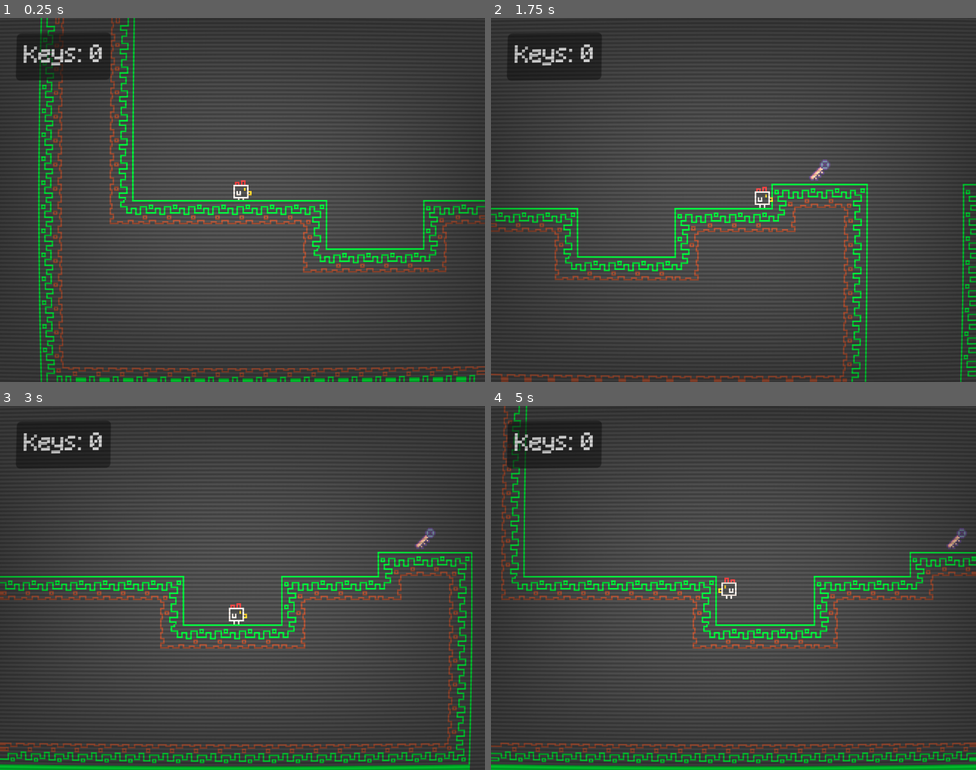
Above: before the commit, frames 1-4 (two rows, left to right).
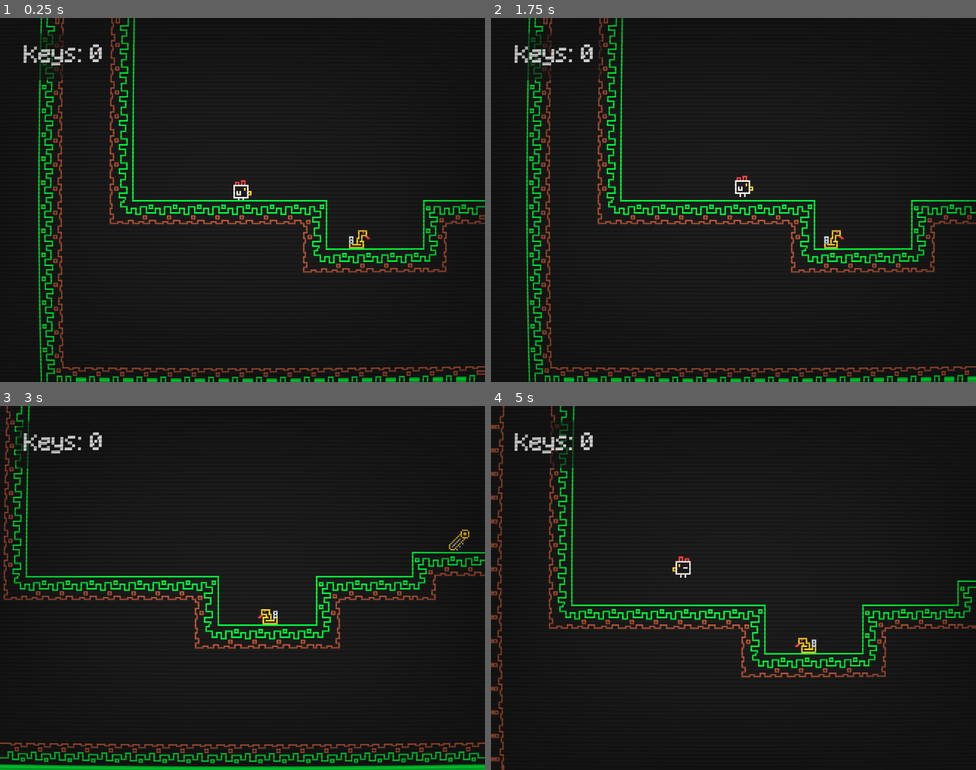
Above: after the commit, the same moments.

Repository: AashaStudios/DoodlyGameJam1
Game: Godot game, scene res://scenes/game.tscn
Same seed, same stepped clock (60 frames per second), same inputs: the game is played once before the commit and once after it.
Inputs:
- Up to frame 1 (0.25 s): no input
- Up to frame 2 (1.75 s): hold Right (right) from 0.53 s (still down); tap Space (jump) at 0.6, 0.77, 1.07, 1.52, 1.55 s; tap Z (interact) at 1.35 s
- Up to frame 3 (3 s): tap Space (jump) at 1.82, 2.1 s; release Right (right) at 2.03 s; hold Left (left) 2.03-2.78 s; hold Right (right) from 2.78 s (still down); tap Z (interact) at 2.85 s
- Up to frame 4 (5 s): tap Space (jump) at 3.02, 3.05, 3.32, 3.6, 3.77, 4.07, 4.52, 4.55, 4.82 s; release Right (right) at 4.28 s; hold Left (left) from 4.28 s (still down); tap Z (interact) at 4.35 s

The runs differ from the first frame. In frame 1, 91% of the frame differs, in the area x 0-100%, y 0-100%; in frame 2, 97%; in frame 3, 95%; in frame 4, 98%.

Commit message:
Rushing Things

Diff:
--- /dev/null
+++ b/scenes/enemy.gd
@@ -0,0 +1,22 @@
+extends Node2D
+
+
+const SPEED: int = 50
+var direction: int = 1
+
+
+@onready var sprite: AnimatedSprite2D = $AnimatedSprite2D
+@onready var ray_cast_right: RayCast2D = $RayCastRight
+@onready var ray_cast_left: RayCast2D = $RayCastLeft
+
+
+func _process(delta: float) -> void:
+    if ray_cast_left.is_colliding():
+        direction = 1
+        sprite.flip_h = false
+
+    if ray_cast_right.is_colliding():
+        direction = -1
+        sprite.flip_h = true
+
+    position.x += direction * SPEED * delta
--- /dev/null
+++ b/scenes/enemy.tscn
@@ -0,0 +1,66 @@
+[gd_scene format=3 uid="uid://tsmuxx4x1npk"]
+
+[ext_resource type="Script" uid="uid://coexlra7337pt" path="res://scenes/enemy.gd" id="1_4ra3w"]
+[ext_resource type="Texture2D" uid="uid://dk3tgmmpt6nyt" path="res://assets/snake_sprite.png" id="1_md0e3"]
+[ext_resource type="PackedScene" uid="uid://ttiffgabn35f" path="res://scenes/killzone.tscn" id="2_4ra3w"]
+
+[sub_resource type="AtlasTexture" id="AtlasTexture_5uy6h"]
+atlas = ExtResource("1_md0e3")
+region = Rect2(0, 0, 16, 16)
+
+[sub_resource type="AtlasTexture" id="AtlasTexture_c4w8v"]
+atlas = ExtResource("1_md0e3")
+region = Rect2(16, 0, 16, 16)
+
+[sub_resource type="AtlasTexture" id="AtlasTexture_xwavj"]
+atlas = ExtResource("1_md0e3")
+region = Rect2(32, 0, 16, 16)
+
+[sub_resource type="AtlasTexture" id="AtlasTexture_nenq2"]
+atlas = ExtResource("1_md0e3")
+region = Rect2(48, 0, 16, 16)
+
+[sub_resource type="SpriteFrames" id="SpriteFrames_md484"]
+animations = [{
+"frames": [{
+"duration": 1.0,
+"texture": SubResource("AtlasTexture_5uy6h")
+}, {
+"duration": 1.0,
+"texture": SubResource("AtlasTexture_c4w8v")
+}, {
+"duration": 1.0,
+"texture": SubResource("AtlasTexture_xwavj")
+}, {
+"duration": 1.0,
+"texture": SubResource("AtlasTexture_nenq2")
+}],
+"loop": true,
+"name": &"default",
+"speed": 5.0
+}]
+
+[sub_resource type="CircleShape2D" id="CircleShape2D_md0e3"]
+radius = 6.0
+
+[node name="Enemy" type="Node2D" unique_id=1711963868]
+script = ExtResource("1_4ra3w")
+
+[node name="AnimatedSprite2D" type="AnimatedSprite2D" parent="." unique_id=1189329554]
+position = Vector2(0, -8)
+sprite_frames = SubResource("SpriteFrames_md484")
+autoplay = "default"
+
+[node name="Killzone" parent="." unique_id=247628752 instance=ExtResource("2_4ra3w")]
+
+[node name="CollisionShape2D" type="CollisionShape2D" parent="Killzone" unique_id=552897497]
+position = Vector2(-1, -6)
+shape = SubResource("CircleShape2D_md0e3")
+
+[node name="RayCastLeft" type="RayCast2D" parent="." unique_id=1826689335]
+position = Vector2(0, -8)
+target_position = Vector2(-10, 0)
+
+[node name="RayCastRight" type="RayCast2D" parent="." unique_id=1260689603]
+position = Vector2(0, -8)
+target_position = Vector2(10, 0)
--- a/scenes/game.tscn
+++ b/scenes/game.tscn
@@ -11,6 +11,7 @@
 [ext_resource type="PackedScene" uid="uid://dvp6228m821h1" path="res://scenes/level_transition.tscn" id="10_vtaks"]
 [ext_resource type="PackedScene" uid="uid://bhtk04vniofgm" path="res://scenes/screen_effect.tscn" id="11_kvpfn"]
 [ext_resource type="PackedScene" uid="uid://b2b60qxnmke04" path="res://scenes/hud.tscn" id="12_dinhu"]
+[ext_resource type="PackedScene" uid="uid://tsmuxx4x1npk" path="res://scenes/enemy.tscn" id="12_kvuet"]
 
 [sub_resource type="WorldBoundaryShape2D" id="WorldBoundaryShape2D_iywne"]
 
@@ -181,3 +182,6 @@
 [node name="HUD" parent="UI" unique_id=448685970 instance=ExtResource("12_dinhu")]
 
 [node name="ScreenEffect" parent="UI" unique_id=2033616894 instance=ExtResource("11_kvpfn")]
+
+[node name="Enemy" parent="." unique_id=1711963868 instance=ExtResource("12_kvuet")]
+position = Vector2(72, 144)
--- a/scenes/game_manager.gd
+++ b/scenes/game_manager.gd
@@ -2,3 +2,7 @@
 
 
 var keys: int = 0
+
+
+func _ready() -> void:
+    RenderingServer.set_default_clear_color(Color("1c1b1b"))
--- a/scenes/key.gd
+++ b/scenes/key.gd
@@ -7,6 +7,10 @@
 
 func _ready() -> void:
     interaction_area.interact = Callable(self, "_on_interact")
+    var tween: Tween = create_tween()
+    tween.set_loops()
+    tween.tween_property($"Sprite2D", "position", Vector2(0, -4), 0.75).set_trans(Tween.TRANS_CUBIC)
+    tween.tween_property($"Sprite2D", "position", Vector2(0, 0), 0.75).set_trans(Tween.TRANS_CUBIC)
 
 
 func _on_interact():
--- a/scenes/player.gd
+++ b/scenes/player.gd
@@ -58,3 +58,11 @@
         sprite.flip_h = false
     elif direction < 0:
         sprite.flip_h = true
+
+    if is_on_floor():
+        if not direction:
+            sprite.play("idle")
+        else:
+            sprite.play("run")
+    else:
+        sprite.play("jump")
Binary file changed: assets/key.png
Not shown, added: assets/snake_sprite.png.import
Not shown, added: scenes/enemy.gd.uid
